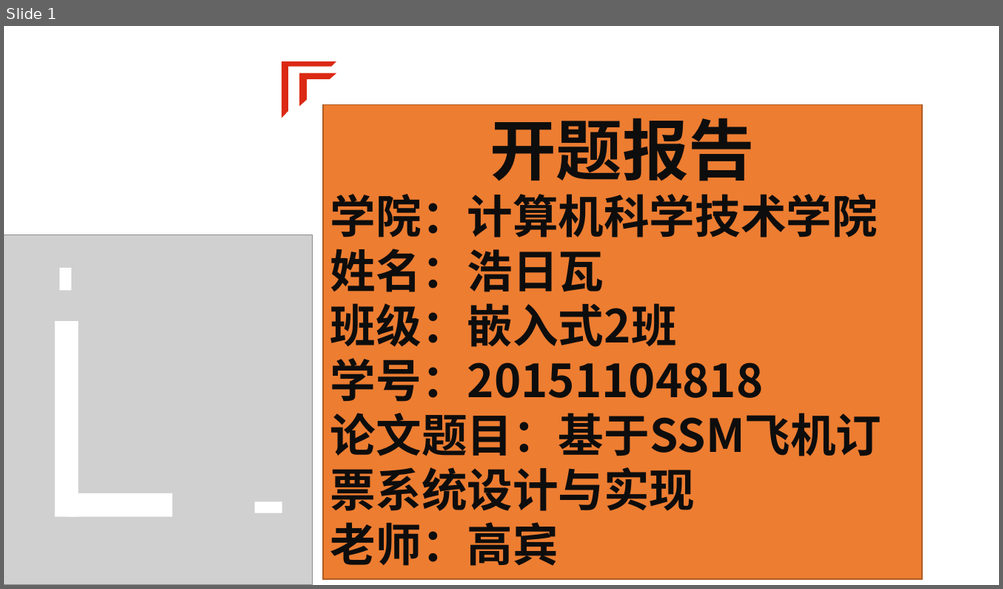
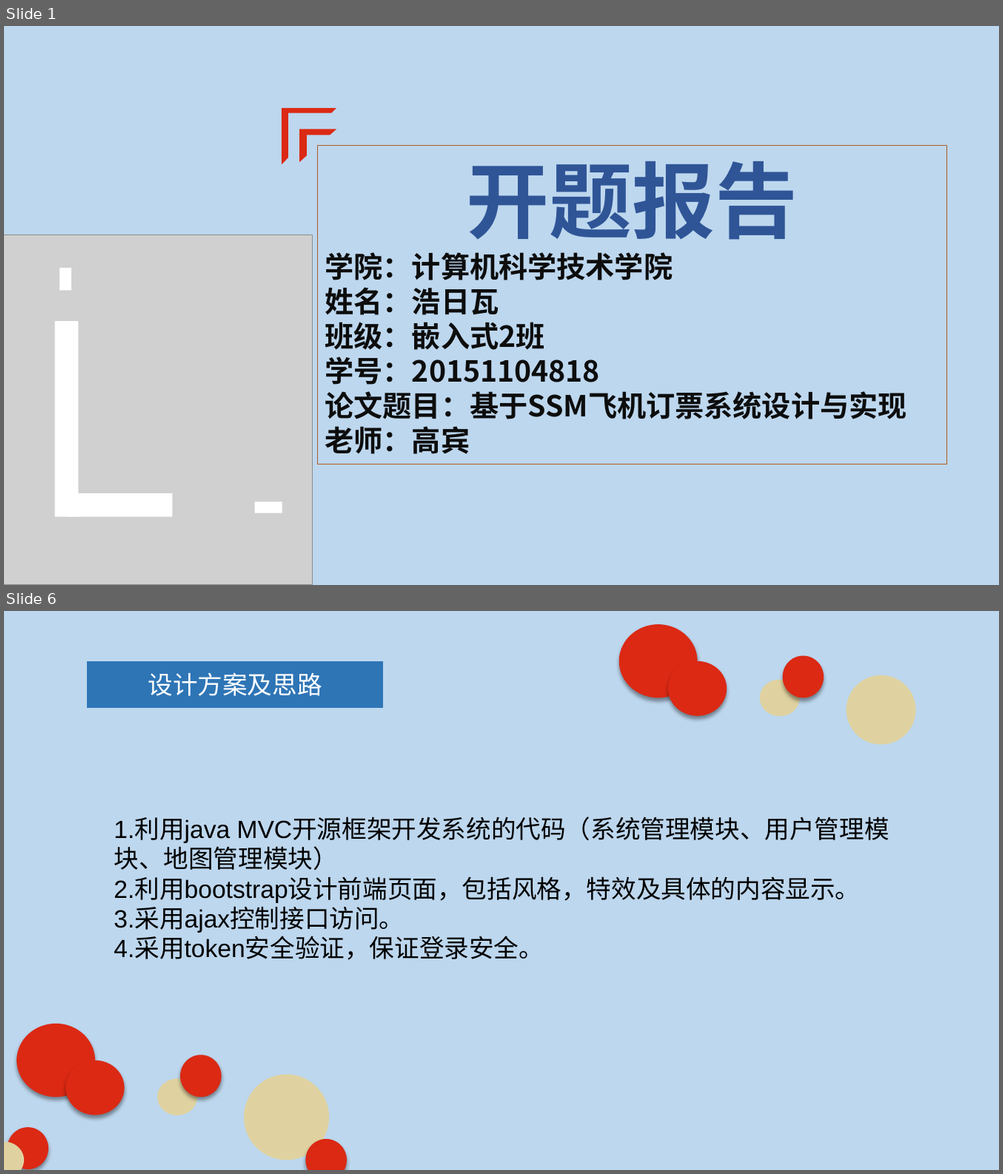
Before and after one commit to Henry0227/Imnujava, a slide deck: 20151104818_haoriwa_airplane/毕设资料/浩日瓦.pptx. Shown one above the other, each under a label of ours: slide 1 before the commit, slides 1 and 6 after it; the slides between them are not shown. The pictures are 1003x589 and 1003x1174 pixels, drawn with LibreOffice and Linux fonts; fonts in the diff are those of the drawing; grey boxes stand for pictures. Boxes give left, top, right and bottom in pixels: in the first picture for what was removed or moved away, otherwise in the second. Text is boxed around its words. In the diff, an @@ line names an element or a change of style, - is before the commit and + after.

```diff
--- a/20151104818_haoriwa_airplane/毕设资料/浩日瓦.pptx
+++ b/20151104818_haoriwa_airplane/毕设资料/浩日瓦.pptx
@@ slide 6 added at [4,611,999,1170], background #BDD7EE @@
@@ ellipse added at [619,624,697,698], fill #DB2914 @@
@@ freeform shape added at [87,661,383,708], fill #2E75B6, 24 pt, text #FFFFFF @@
+设计方案及思路
@@ ellipse added at [668,661,727,715], fill #DB2914 @@
@@ ellipse added at [782,655,823,698], fill #DB2914 @@
@@ ellipse added at [846,675,916,744], fill #DFD2A0 @@
@@ ellipse added at [760,680,800,716], fill #DFD2A0 @@
@@ text added at [114,818,889,960], 24 pt, text #000000 @@
+1.利用java MVC开源框架开发系统的代码（系统管理模块、用户管理模块、地图管理模块）
+2.利用bootstrap设计前端页面，包括风格，特效及具体的内容显示。
+3.采用ajax控制接口访问。
+4.采用token安全验证，保证登录安全。
@@ ellipse added at [17,1024,95,1096], fill #DB2914 @@
@@ ellipse added at [66,1061,125,1116], fill #DB2914 @@
@@ ellipse added at [180,1055,221,1096], fill #DB2914 @@
@@ ellipse added at [244,1075,329,1161], fill #DFD2A0 @@
@@ ellipse added at [158,1079,198,1116], fill #DFD2A0 @@
@@ ellipse added at [4,1142,24,1170], fill #DFD2A0 @@
@@ ellipse added at [7,1128,48,1170], fill #DB2914 @@
@@ ellipse added at [305,1139,347,1170], fill #DB2914 @@
@@ slide 1 changed as well @@
@@ background #FFFFFF to #BDD7EE @@
@@ half frame: place and size @@
-half frame at [282,62,336,116]
+half frame at [282,109,336,164]
@@ half frame: place and size @@
-half frame at [300,74,336,105]
+half frame at [300,130,336,161]
@@ rectangle "开题报告": place and size @@
-rectangle "开题报告" at [324,105,922,580]
+rectangle "开题报告" at [317,145,946,464]
@@ rectangle "开题报告" at [317,145,946,464]: size 64 to 80 pt, font Noto Sans CJK JP to Noto Sans CJK SC, text colour #0D0D0D to #2F5597 in "开题报告"; size 44 to 28 pt; fill #ED7D31 to #BDD7EE @@
```
Also in this commit, not shown: 4 other slides changed, 2 other slides added, 1 slide removed, 11 other files.
